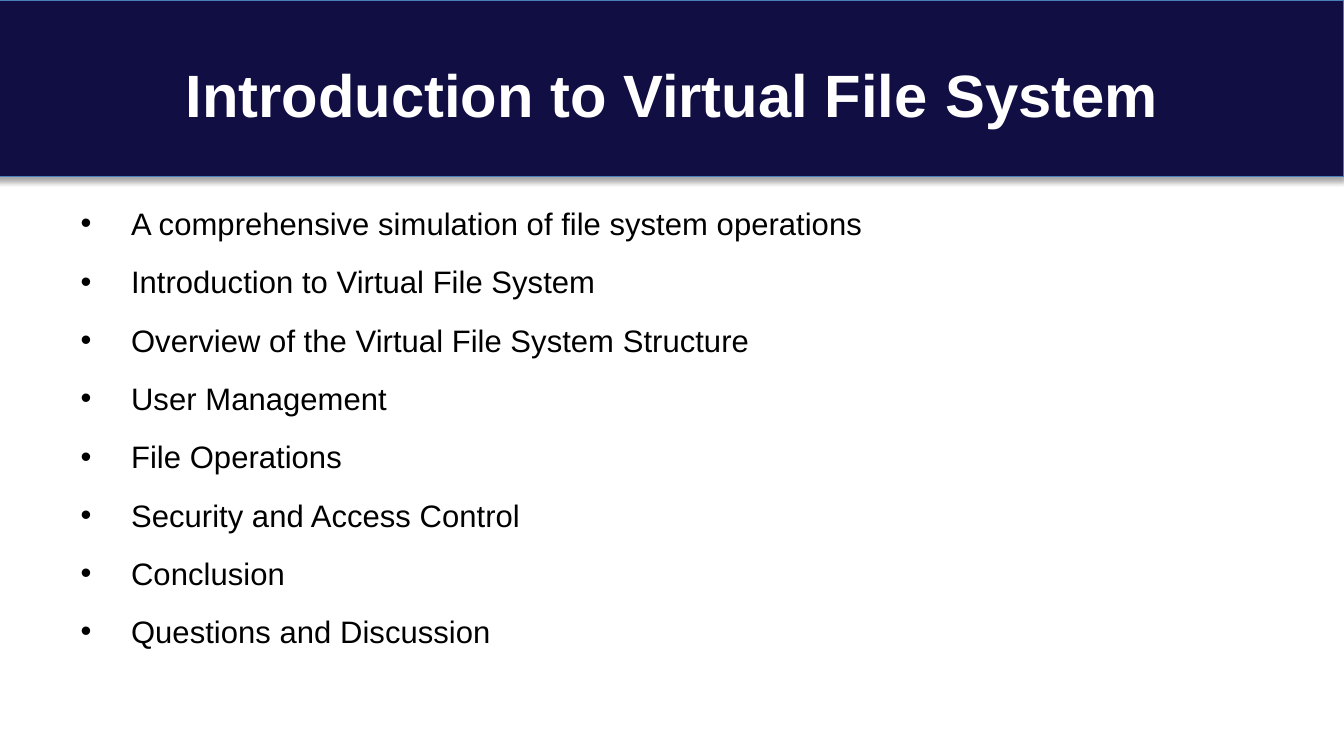
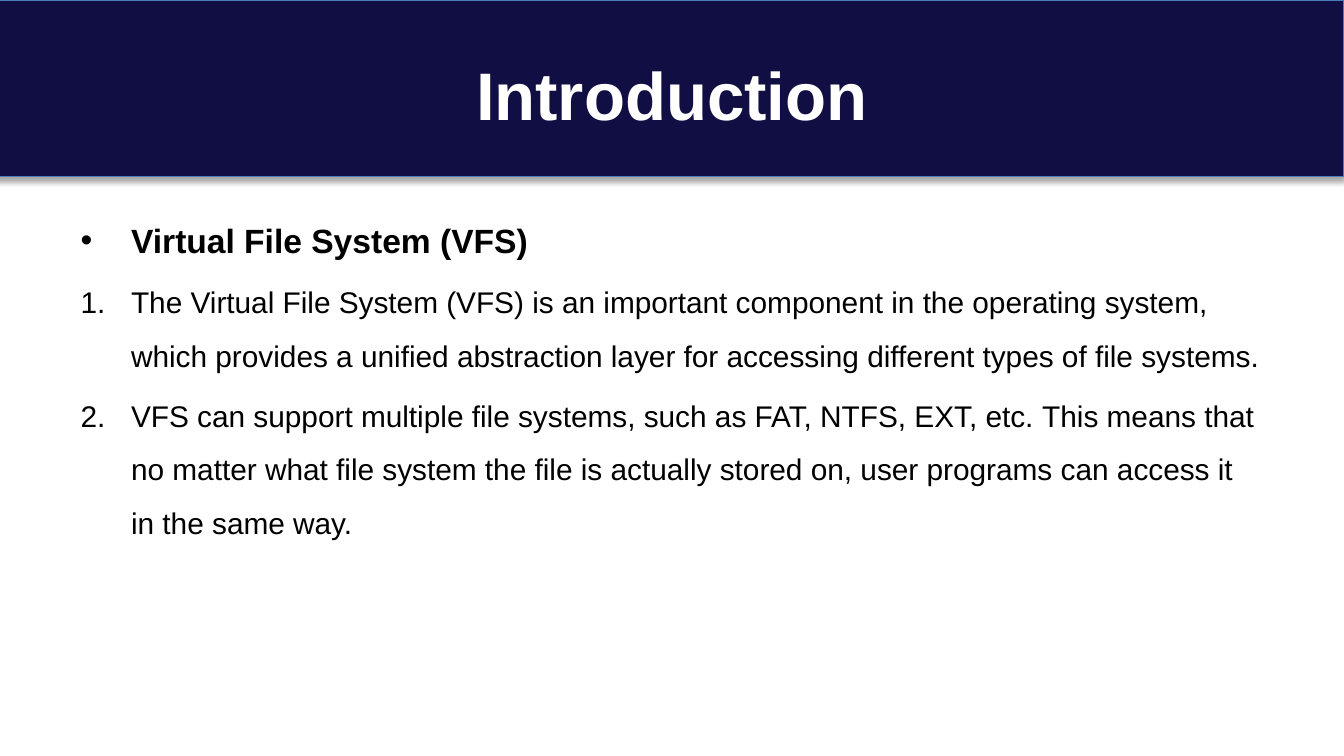
Before and after one commit to cseuconn/CSE-OS-2023-FALL, a slide deck: slide 2 of CSE-5305/Zongming_Juli/VFS presentation.pptx (slide 3 before the commit). Drawn at 1344x756 pixels with LibreOffice and Linux fonts; fonts in the diff are those of the drawing. Boxes give left, top, right and bottom in pixels: in the first picture for what was removed or moved away, otherwise in the second. Text is boxed around its words. In the diff, an @@ line names an element or a change of style, - is before the commit and + after.

Commit message:
Update the slide

```diff
--- a/CSE-5305/Zongming_Juli/VFS presentation.pptx
+++ b/CSE-5305/Zongming_Juli/VFS presentation.pptx
@@ title at [476,71,867,121]: text changed; size 32 to 36 pt @@
-Introduction to Virtual File System
+Introduction
@@ text at [131,228,1258,539]: text changed; size 16.6 to 16 pt @@
-• A comprehensive simulation of file system operations
-• Introduction to Virtual File System
-• Overview of the Virtual File System Structure
-• User Management
-• File Operations
-• Security and Access Control
-• Conclusion
-• Questions and Discussion
+• Virtual File System (VFS)
+1. The Virtual File System (VFS) is an important component in the operating system, which provides a unified abstraction layer for accessing different types of file systems.
+2. VFS can support multiple file systems, such as FAT, NTFS, EXT, etc. This means that no matter what file system the file is actually stored on, user programs can access it in the same way.
```
Also in this commit, not shown: 6 other slides changed, 12 slides added, 2 slides removed, 1 other file.
